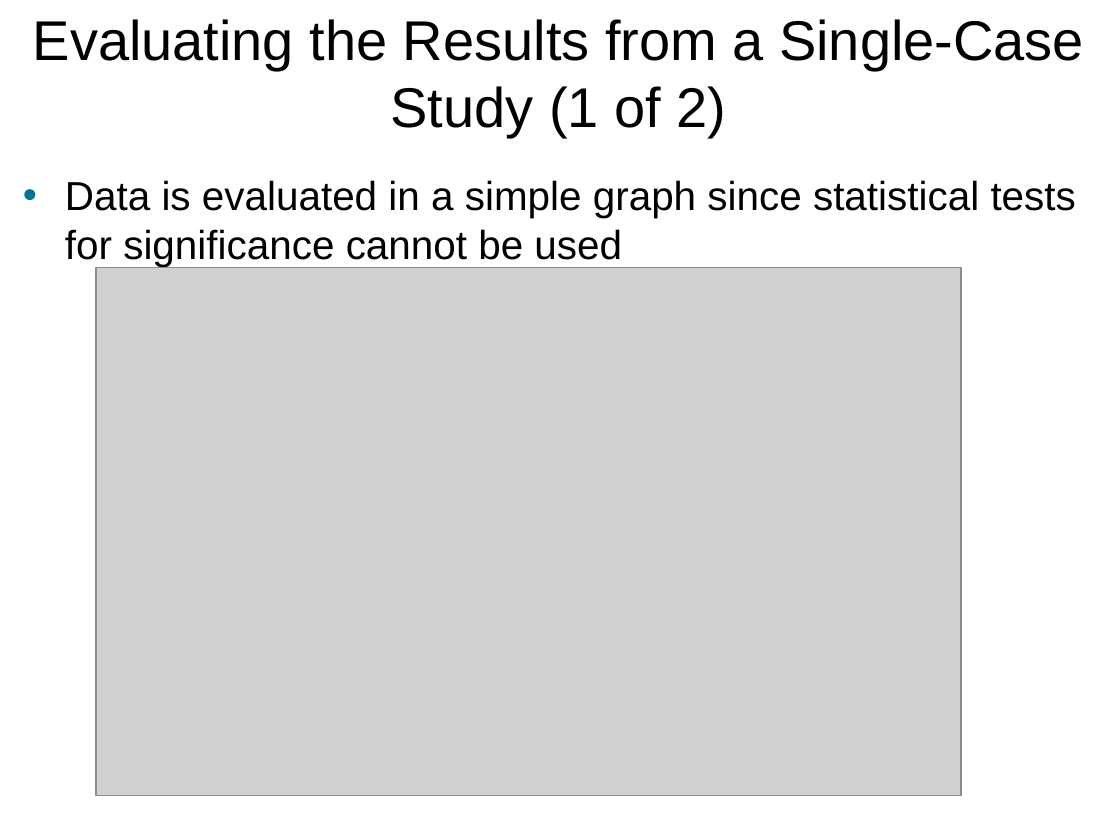
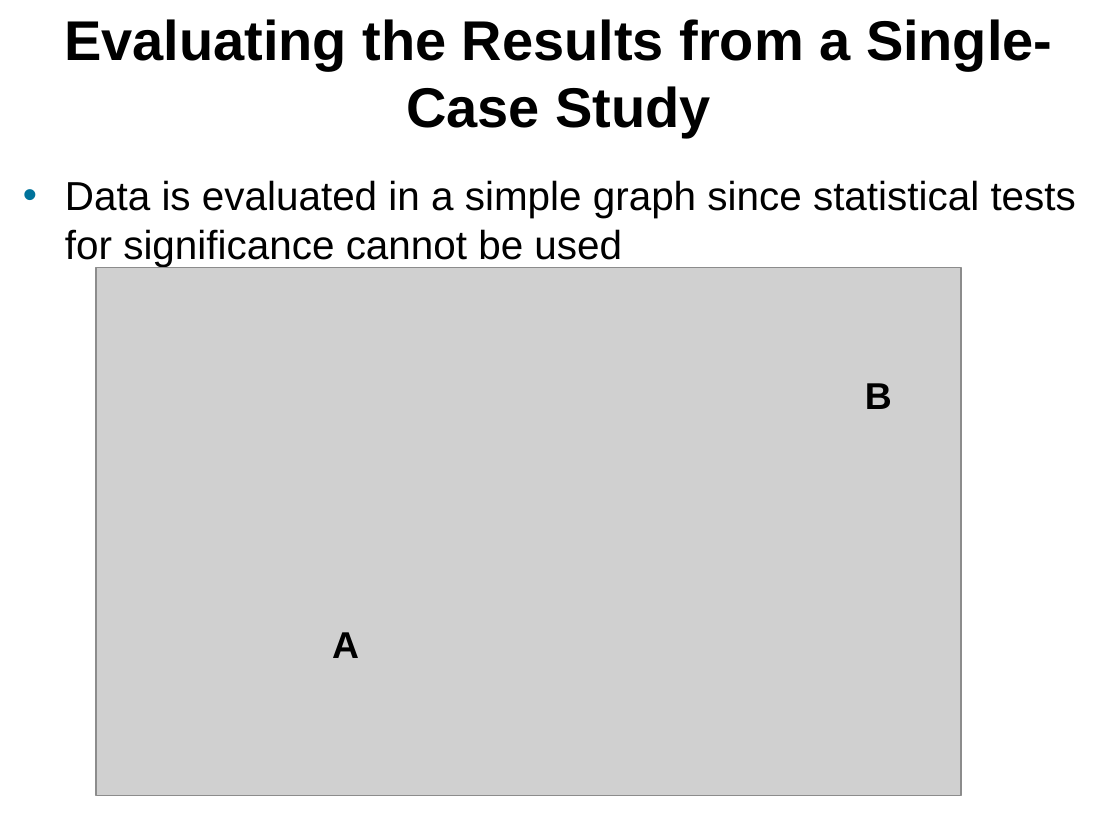
Before and after one commit to npm27/Teaching-Materials, a slide deck: slide 3 of Research Methods/Slides/Chapter 14.pptx. Drawn at 1120x840 pixels with LibreOffice and Linux fonts; fonts in the diff are those of the drawing; grey boxes stand for pictures. Boxes give left, top, right and bottom in pixels: in the first picture for what was removed or moved away, otherwise in the second. Text is boxed around its words. In the diff, an @@ line names an element or a change of style, - is before the commit and + after.

```diff
--- a/Research Methods/Slides/Chapter 14.pptx
+++ b/Research Methods/Slides/Chapter 14.pptx
@@ title at (64, 19, 1052, 137): text changed; bold on @@
-Evaluating the Results from a Single-Case Study (1 of 2)
+Evaluating the Results from a Single-Case Study
@@ text added at (865, 383, 892, 409), 24 pt, text #000000, bold @@
+B
@@ text added at (332, 632, 359, 658), 24 pt, text #000000, bold @@
+A
```
Also in this commit, not shown: 10 other slides changed, 1 slide removed, 3 other files.
